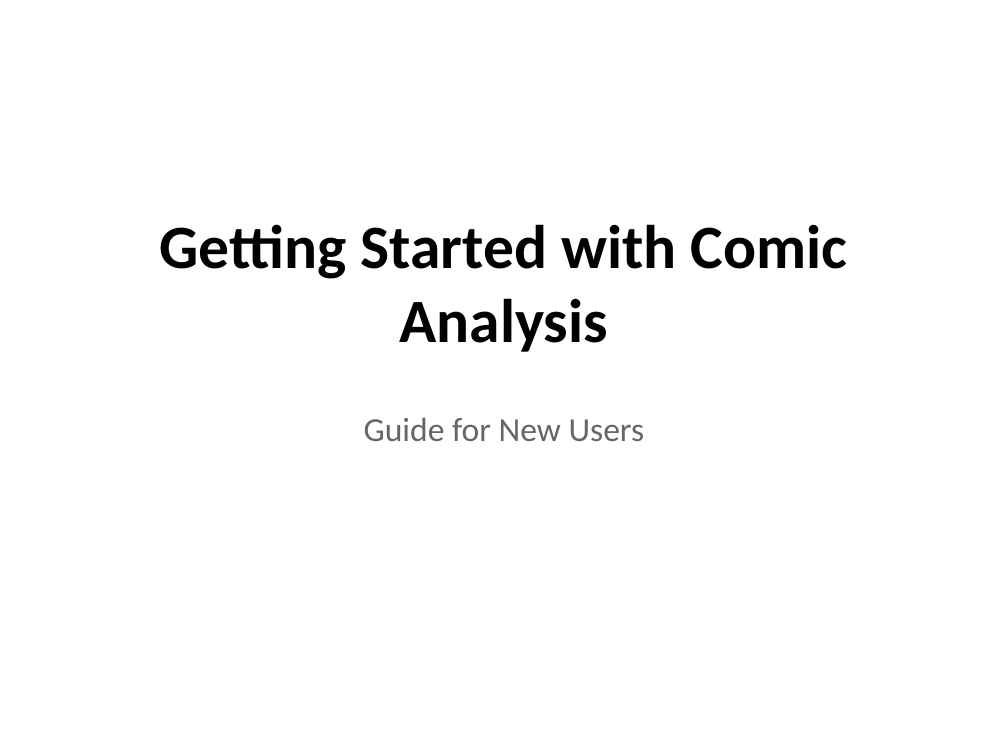
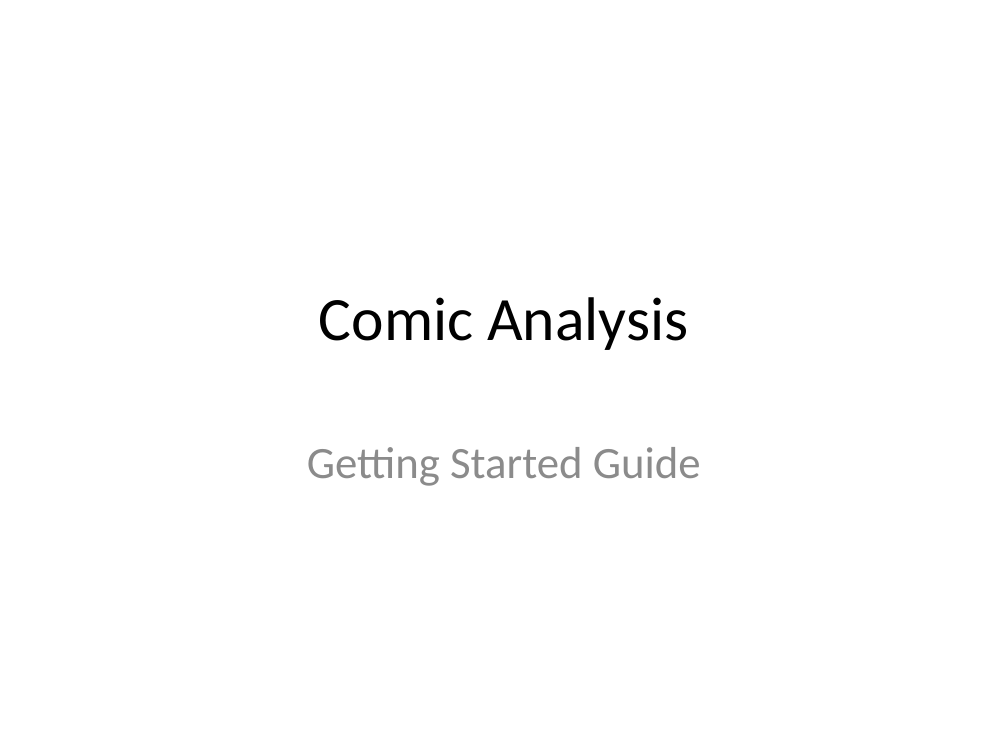
Before and after one commit to RichardScottOZ/powerpoint, a slide deck: slide 1 of examples/comic_analysis_getting_started.pptx. Drawn at 1008x756 pixels with LibreOffice and Linux fonts; fonts in the diff are those of the drawing. Boxes give left, top, right and bottom in pixels: in the first picture for what was removed or moved away, otherwise in the second. Text is boxed around its words. In the diff, an @@ line names an element or a change of style, - is before the commit and + after.

```diff
--- a/examples/comic_analysis_getting_started.pptx
+++ b/examples/comic_analysis_getting_started.pptx
@@ title "Comic Analysis" at (319,297,688,350): vertical alignment top to middle @@
@@ title at (319,297,688,350): text changed; bold off @@
-Getting Started with Comic Analysis
+Comic Analysis
@@ text removed at (364,417,645,441) @@
-Guide for New Users
@@ subtitle added at (307,447,701,486), 32 pt, text #8C8C8C @@
+Getting Started Guide
```
Also in this commit, not shown: 2 other slides changed, 4 slides added, 3 slides removed, 16 other files.
